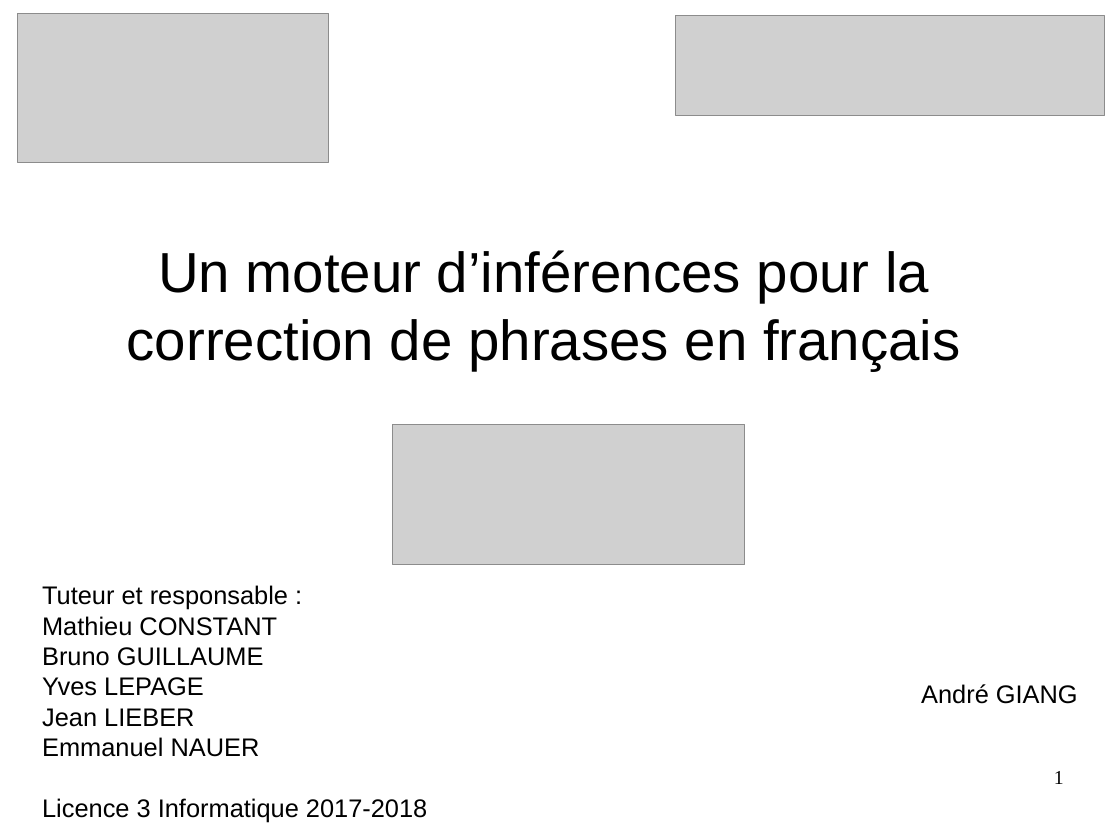
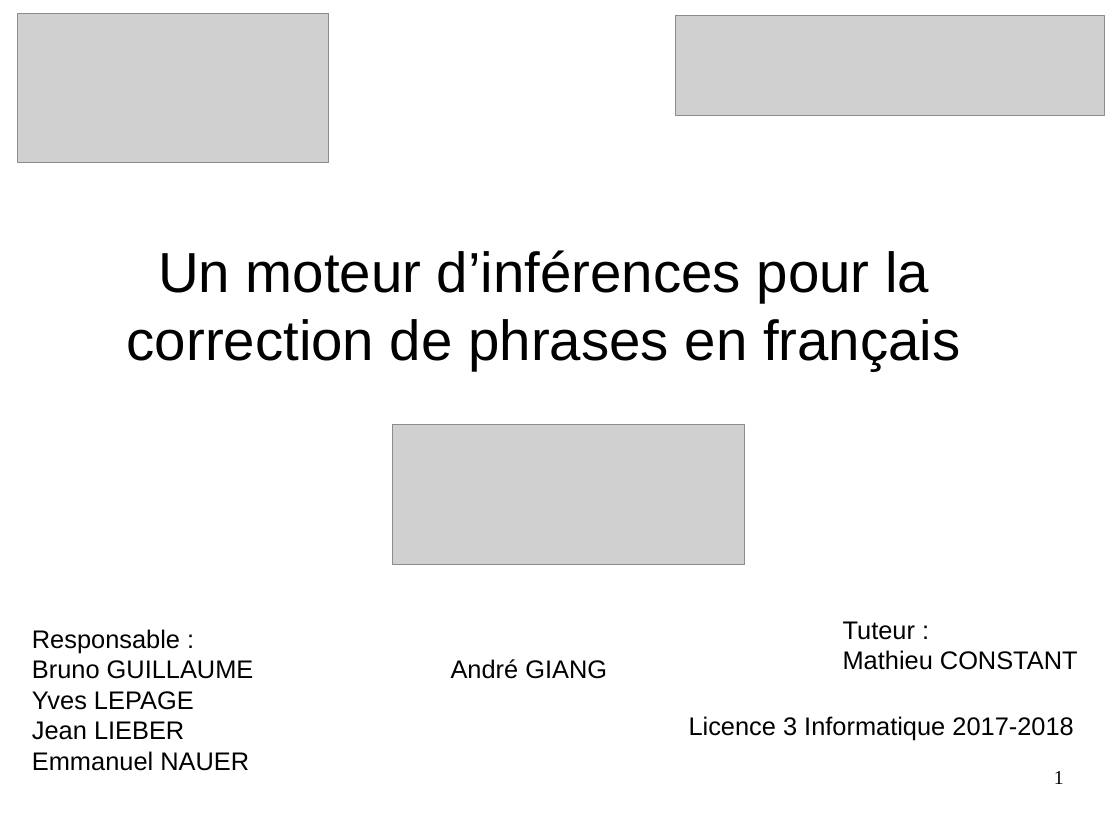
Before and after one commit to Sle3pingForest/StageL3, a slide deck: slide 1 of RapportAndre/Pres.odp. Drawn at 1120x840 pixels with LibreOffice and Linux fonts; fonts in the diff are those of the drawing; grey boxes stand for pictures. Boxes give left, top, right and bottom in pixels: in the first picture for what was removed or moved away, otherwise in the second. Text is boxed around its words. In the diff, an @@ line names an element or a change of style, - is before the commit and + after.

```diff
--- a/RapportAndre/Pres.odp
+++ b/RapportAndre/Pres.odp
@@ text "Responsable :" moved from (x1=42, y1=585, x2=427, y2=823) to (x1=32, y1=629, x2=254, y2=771) @@
@@ text at (x1=32, y1=629, x2=180, y2=653): text changed @@
-Tuteur et responsable :
-Mathieu CONSTANT
+Responsable :
@@ text added at (x1=843, y1=621, x2=1078, y2=670), 18 pt, text #000000 @@
+Tuteur :
+Mathieu CONSTANT
@@ text "André GIANG" moved from (x1=921, y1=684, x2=1078, y2=704) to (x1=451, y1=659, x2=607, y2=679) @@
@@ text added at (x1=689, y1=716, x2=1073, y2=740), 18 pt, text #000000 @@
+Licence 3 Informatique 2017-2018
@@ text at (x1=42, y1=798, x2=427, y2=823): paragraph removed @@
-Licence 3 Informatique 2017-2018
```
Also in this commit, not shown: 2 other slides changed.
